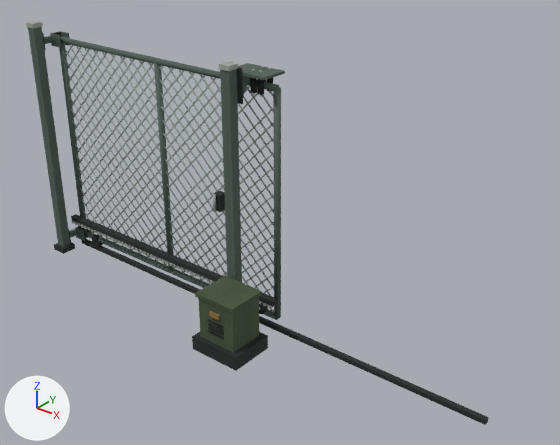
The Blender file art/SG_ChainLink.blend: old version first, new version second.
Camera for both pictures: a 50 mm lens placed at (5.4, -3.67, 3.3), pointed at (2.33, 0.17, 0.92). Lighting does not change. The marker at lower left points along +X, +Y and +Z. The picture after the commit comes second.

Objects in the first picture: 'SG_Drive', 'SG_Leaf', 'SG_Post_Left', 'SG_Post_Right', 'SG_Rail_Preview_2', 'SG_Rail_Preview_3' and 2 more.
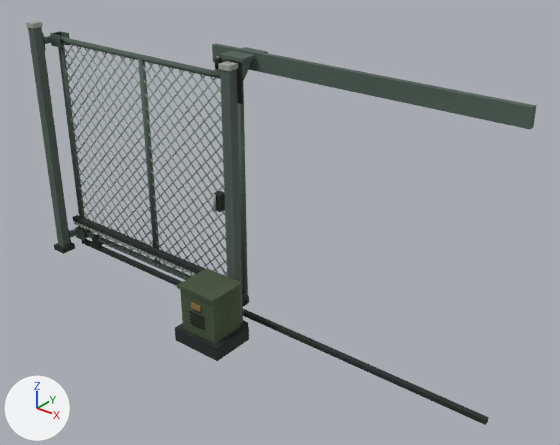
Boxes (x1, y1, x2, y2) around the edits, measured in the pictures (560 x 445 px; the box of a moved part takes in the faces that stretch with it):
'SG_Leaf', reshaped (14% narrower, 8% shorter): before (59, 37, 281, 320); after (58, 36, 248, 295)
'SG_Post_Right', reshaped: before (218, 61, 285, 283); after (212, 43, 536, 326)
'SG_Drive', moved: before (192, 276, 268, 371); after (175, 268, 250, 361)
part 1 of me_sg_updatetemp_005, moved or reshaped: before (273, 87, 281, 319); after (238, 83, 248, 295)
part 2 of me_sg_updatetemp_005, moved or reshaped: before (154, 62, 174, 272); after (138, 59, 160, 266)
part 3 of me_sg_updatetemp_005, deleted: before (247, 87, 275, 311)
part 4 of me_sg_updatetemp_005, moved or reshaped: before (59, 42, 279, 320); after (58, 42, 245, 291)
part 5 of me_sg_updatetemp_007, added: after (220, 47, 268, 63)
part 6 of me_sg_updatetemp_007, added: after (212, 43, 536, 129)
part 7 of me_sg_updatetemp_007, moved or reshaped: before (242, 75, 251, 95); after (241, 60, 252, 81)
part 8 of me_sg_updatetemp_007, deleted: before (238, 63, 285, 96)

The change, as a diff of the scene's bpy script:
```diff
--- a/art/SG_ChainLink.blend.py
+++ b/art/SG_ChainLink.blend.py
@@ me_sg_updatetemp_005 @@
 # used by ob_sg_leaf; location = (0.0, 0.0, 0.0)
-me_sg_updatetemp_005.from_pydata(...)  # 1468 vertices, 1008 faces; spans x -0.02..2.33, y 0.07..0.2, z 0.05..1.9
+me_sg_updatetemp_005.from_pydata(...)  # 1496 vertices, 1014 faces; spans x 0.0..2.0, y 0.07..0.25, z 0.05..2.03
+# me_sg_updatetemp_005 part 1: the loose piece of 16 vertices spanning x 2.27..2.33, y 0.16..0.2, z 0.12..1.88 is moved by (-0.32, 0.0, 0.0)
+# me_sg_updatetemp_005 part 2: the loose piece of 16 vertices spanning x 1.14..1.19, y 0.16..0.2, z 0.12..1.88 is moved by (-0.17, 0.0, 0.0)
+# me_sg_updatetemp_005 part 3: 12 loose pieces with 120 vertices, spanning x 2.03..2.3, y 0.1..0.19, z 0.14..1.86, are deleted
+# me_sg_updatetemp_005 part 4: 395 vertices moved from x 0.02..2.28, y 0.16..0.2, z 0.12..1.88 to x 0.02..1.95, y 0.16..0.2, z 0.12..1.88; 75 vertices removed from x -0.02..2.32, y 0.1..0.2, z 0.09..1.9; 223 vertices added at x 0.0..2.0, y 0.1..0.25, z 0.09..2.03
+# other edits to the shape of me_sg_updatetemp_005 do not show in these pictures
 me_sg_updatetemp_005.materials.append(mat_sg_chainlink_atlas)
@@ me_sg_updatetemp_007 @@
 # used by ob_sg_post_right; location = (2.04, 0.0, 0.0)
-me_sg_updatetemp_007.from_pydata(...)  # 372 vertices, 240 faces; spans x -0.08..0.26, y -0.06..0.26, z 0.0..2.04
+me_sg_updatetemp_007.from_pydata(...)  # 188 vertices, 126 faces; spans x -0.29..1.97, y -0.06..0.28, z 0.0..2.09
+# me_sg_updatetemp_007 part 5: a new loose piece, a box spanning x -0.1..0.1, y 0.03..0.28, z 2.053..2.078, in mat_sg_chainlink_atlas (picture img_sg_chainlink_atlas)
+# me_sg_updatetemp_007 part 6: a new loose piece, a box spanning x -0.29..1.97, y 0.16..0.2, z 1.97..2.09, in mat_sg_chainlink_atlas (picture img_sg_chainlink_atlas)
+# me_sg_updatetemp_007 part 7: the loose piece of 6 vertices spanning x 0.07..0.08, y 0.05..0.15, z 1.83..1.96 is moved by (0.0, 0.0, 0.09)
+# me_sg_updatetemp_007 part 8: 13 loose pieces with 200 vertices, spanning x -0.06..0.26, y 0.05..0.26, z 1.82..1.99, are deleted
+# other edits to the shape of me_sg_updatetemp_007 do not show in these pictures
 me_sg_updatetemp_007.materials.append(mat_sg_chainlink_atlas)
@@ ob_sg_drive @@
 ob_sg_drive = bpy.data.objects.new('SG_Drive', me_sg_updatetemp_008)
-ob_sg_drive.location = (2.18, -0.22, 0.0)
+ob_sg_drive.location = (2.0, -0.22, 0.0)
```
